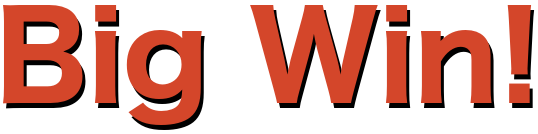
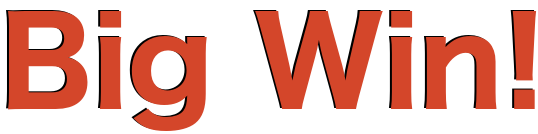
Layered file, before and after one edit (538 x 134). Changes by layer:
painted on "Big Win! #1" over (x1=3, y1=5, x2=537, y2=131)
